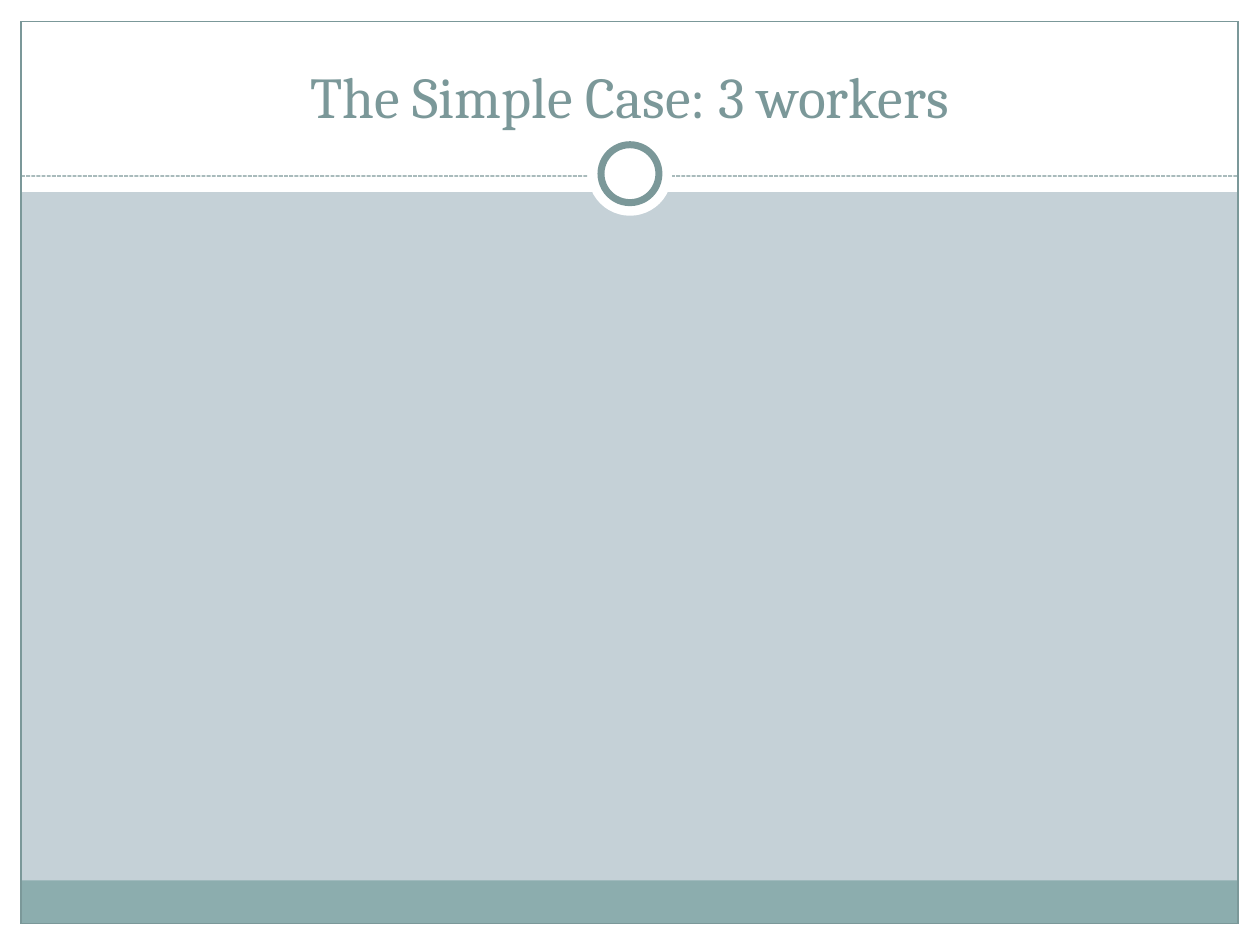
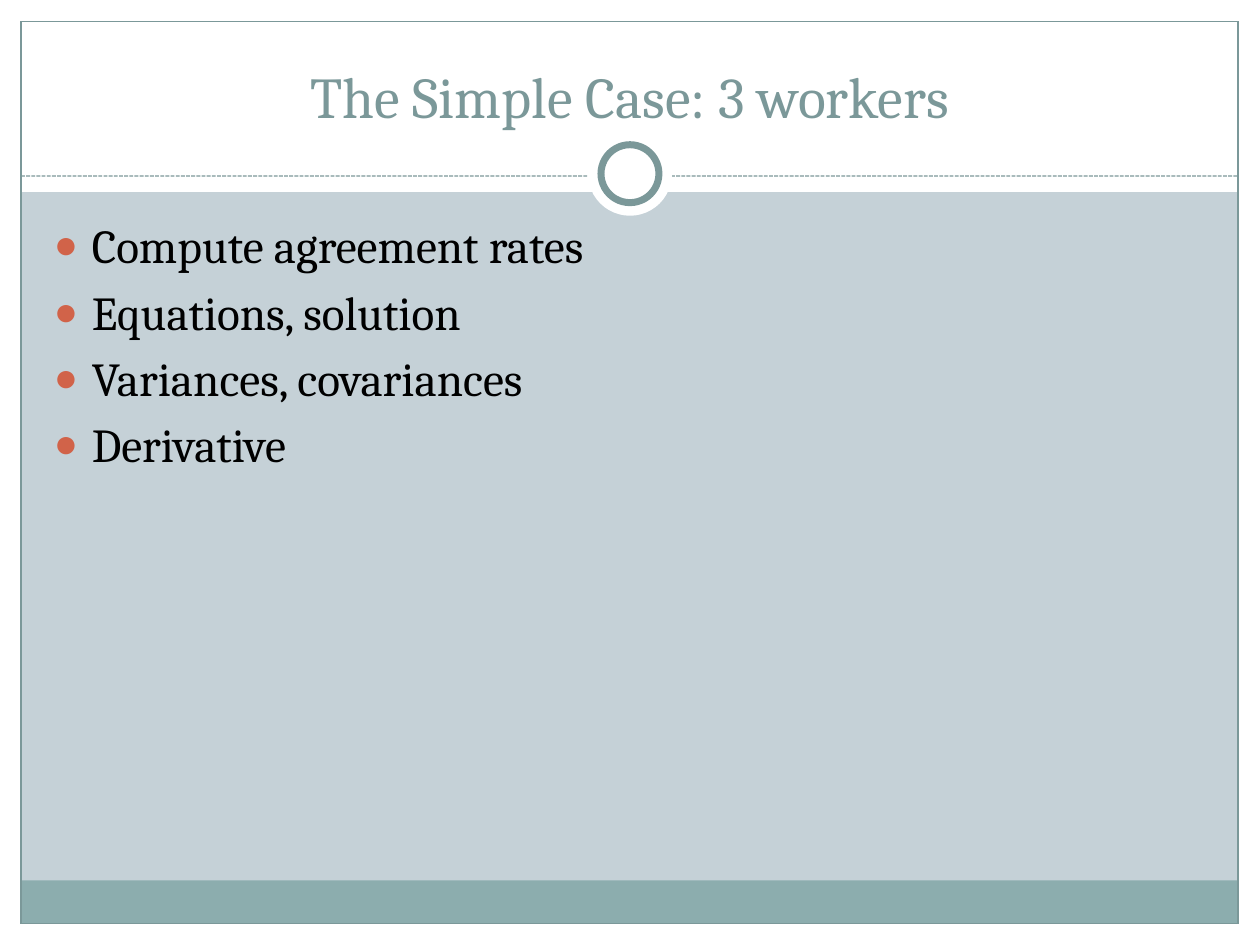
Before and after one commit to brahmaneya/WorkerEvaluationGeneral, a slide deck: slide 6 of Presentation/WorkerEval.pptx (slide 3 before the commit). Drawn at 1260x945 pixels with LibreOffice and Linux fonts; fonts in the diff are those of the drawing. Boxes give left, top, right and bottom in pixels: in the first picture for what was removed or moved away, otherwise in the second. Text is boxed around its words. In the diff, an @@ line names an element or a change of style, - is before the commit and + after.

```diff
--- a/Presentation/WorkerEval.pptx
+++ b/Presentation/WorkerEval.pptx
@@ text added at [92, 231, 583, 463], 27 pt, text #000000 @@
+● Compute agreement rates
+● Equations, solution
+● Variances, covariances
+● Derivative
```
Also in this commit, not shown: 3 other slides changed, 4 slides added, 1 slide removed.
